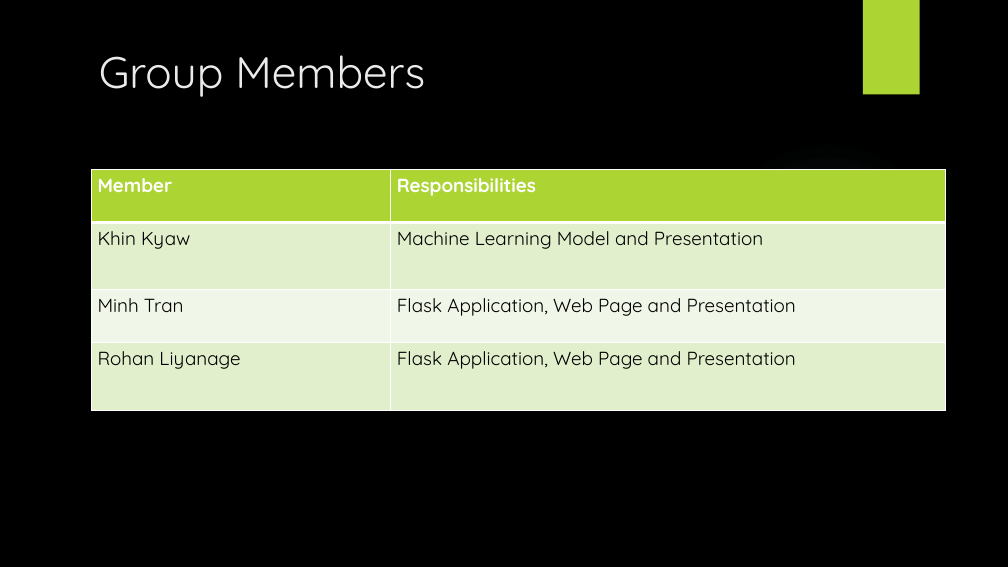
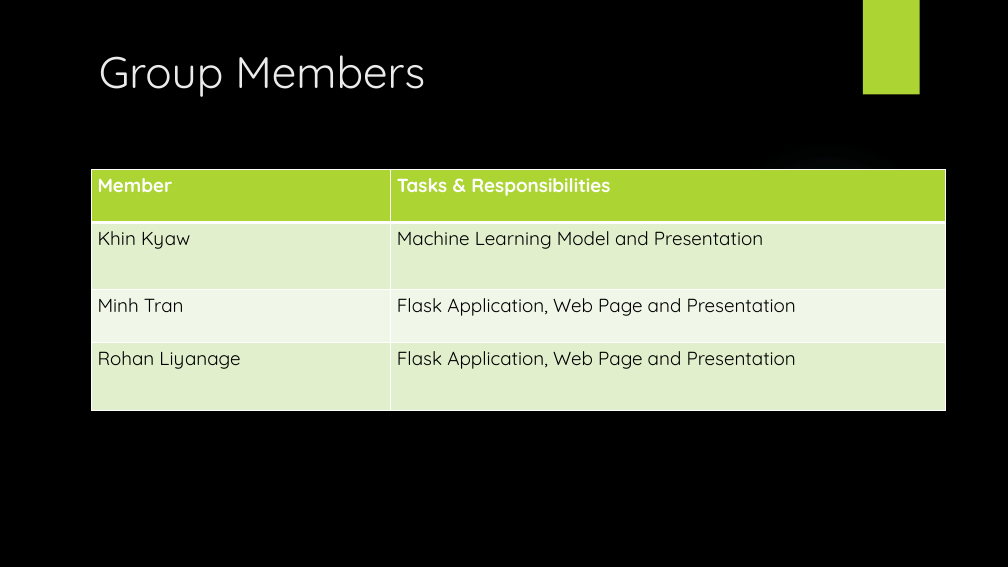
Before and after one commit to Minhtranaccount/Loan_Pay_Back_Ability, a slide deck: slide 2 of project 4 presentation.pptx. Drawn at 1008x567 pixels with LibreOffice and Linux fonts; fonts in the diff are those of the drawing; background and template pictures are left out. Boxes give left, top, right and bottom in pixels: in the first picture for what was removed or moved away, otherwise in the second. Text is boxed around its words. In the diff, an @@ line names an element or a change of style, - is before the commit and + after.

```diff
--- a/project 4 presentation.pptx
+++ b/project 4 presentation.pptx
@@ table at <box>91,169,945,410</box> @@
-row 1, column 2: Responsibilities
+row 1, column 2: Tasks & Responsibilities
```
Also in this commit, not shown: 3 other slides changed.
